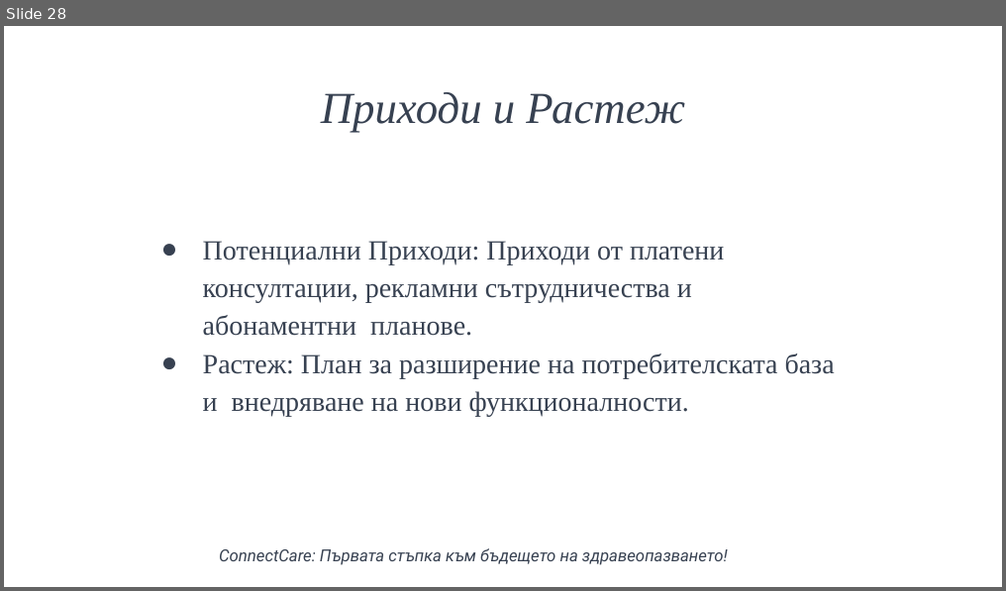
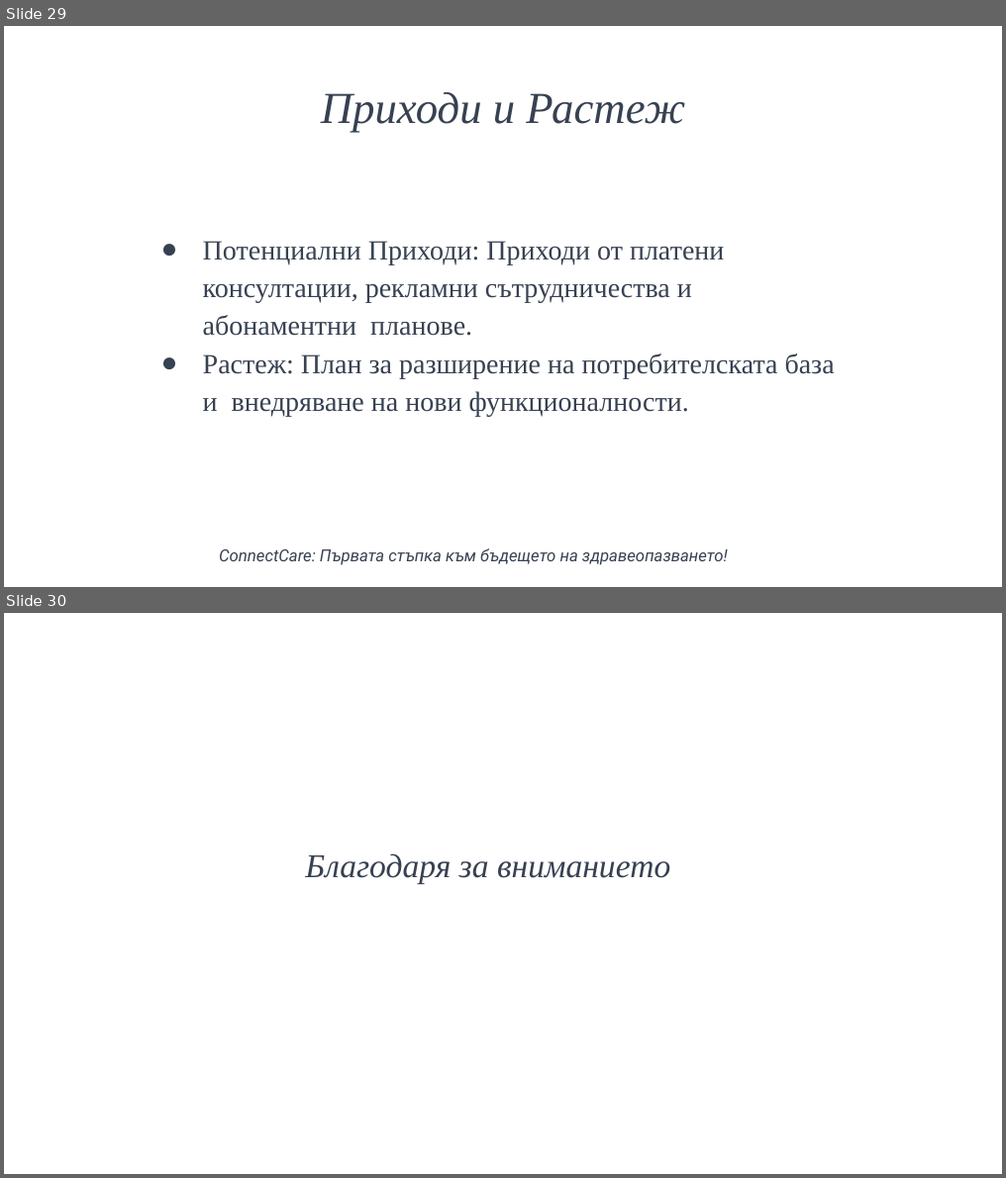
Before and after one commit to sp-2023-2024-draconic-dreamers/iteration-2, a slide deck: обща презентация версия 2.2.pptx. Shown one above the other, each under a label of ours: slide 28 before the commit, slides 29 and 30 after it. The pictures are 1006x591 and 1006x1178 pixels, drawn with LibreOffice and Linux fonts; fonts in the diff are those of the drawing. Boxes give left, top, right and bottom in pixels: in the first picture for what was removed or moved away, otherwise in the second. Text is boxed around its words. In the diff, an @@ line names an element or a change of style, - is before the commit and + after.

```diff
--- a/обща презентация версия 2.2.pptx
+++ b/обща презентация версия 2.2.pptx
@@ slide 30 added at bbox=[4, 613, 1002, 1174], background #FFFFFF @@
@@ title added at bbox=[305, 854, 670, 883], 24 pt, text #374151, italic @@
+Благодаря за вниманието
@@ what was slide 28 is now slide 29 @@
```
Also in this commit, not shown: 2 slides changed, 1 other slide added.
